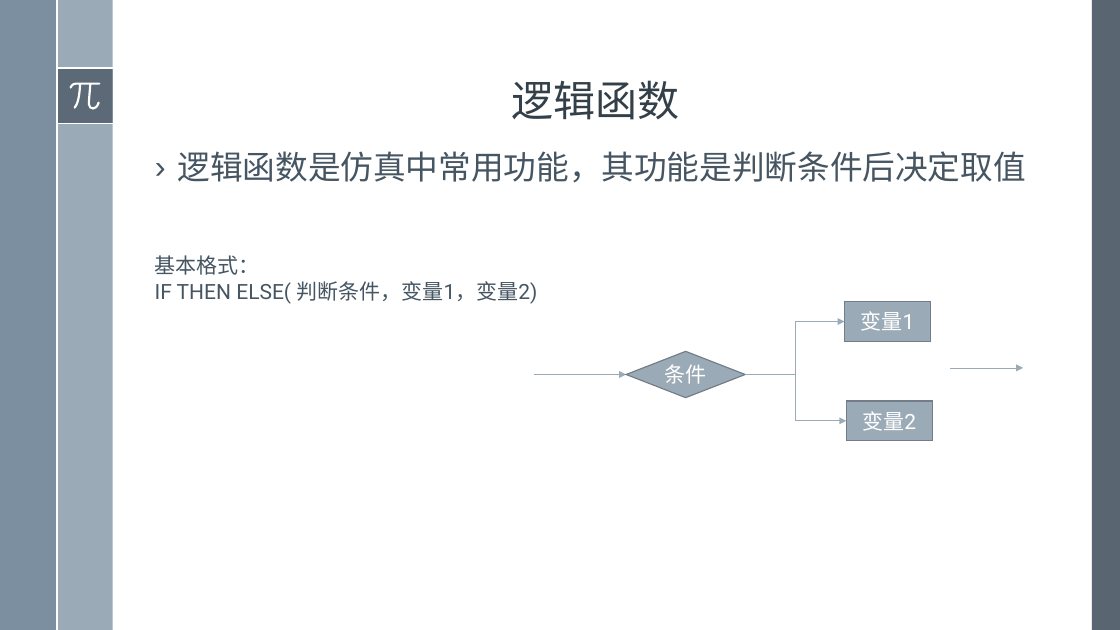
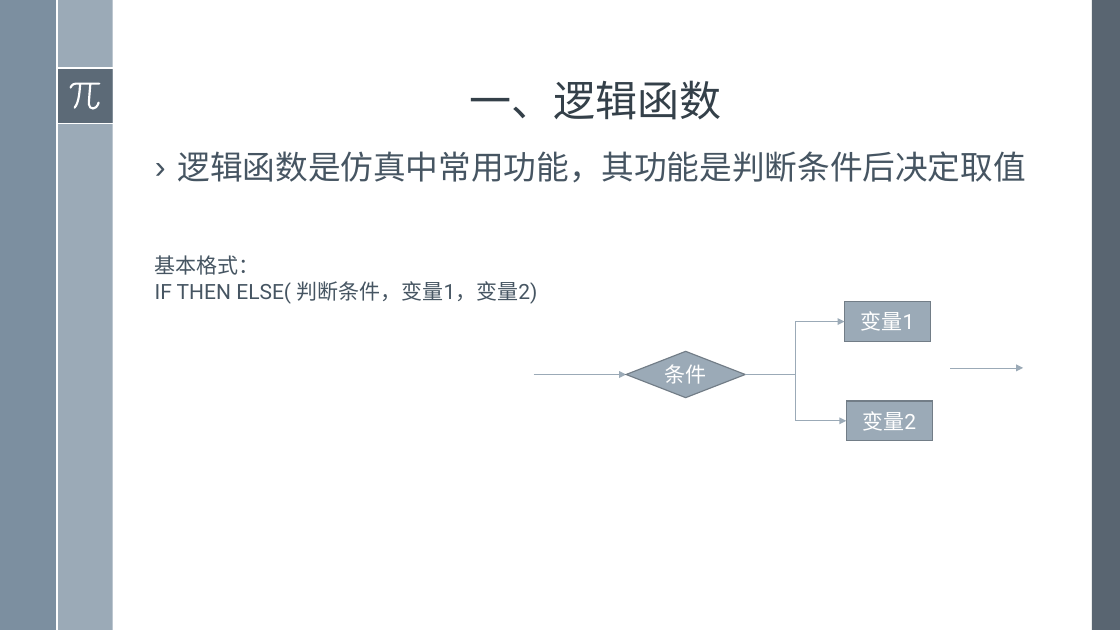
Before and after one commit to exoplanetX/SystemDynamics, a slide deck: slide 2 of 2019系统仿真-4-动态函数.pptx. Drawn at 1120x630 pixels with LibreOffice and Linux fonts; fonts in the diff are those of the drawing. Boxes give left, top, right and bottom in pixels: in the first picture for what was removed or moved away, otherwise in the second. Text is boxed around its words. In the diff, an @@ line names an element or a change of style, - is before the commit and + after.

```diff
--- a/2019系统仿真-4-动态函数.pptx
+++ b/2019系统仿真-4-动态函数.pptx
@@ title at [470,80,722,120]: text changed @@
-逻辑函数
+一、逻辑函数
```
Also in this commit, not shown: 9 other slides changed, 2 slides removed.
